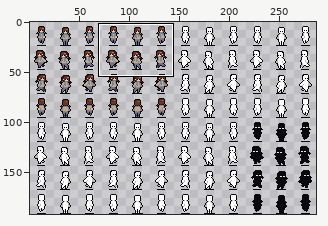
A pixel-art file gets an edit: ART/Jacson/Sprites/Actor1Resize.aseprite. The picture above shows the old version from afar; the outline marks the close-up.
Close-up. The starting point:
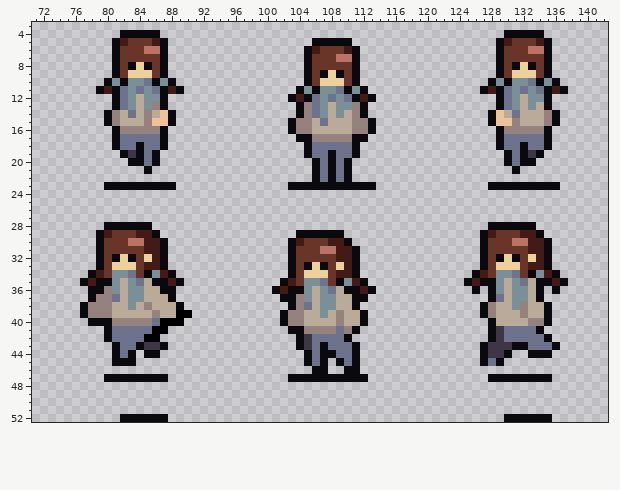
288x192 pixels, 1 frame. Shown: x 71..142, y 3..52. The wide view leaves out empty margins. The commit also changed other parts of the picture, which this record leaves out.
The result:
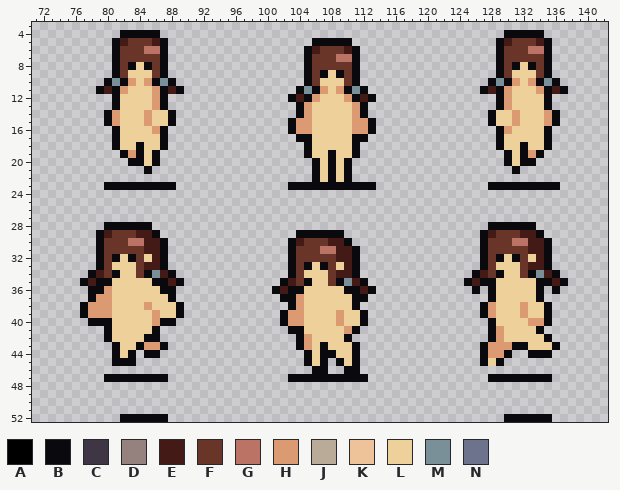
Palette (. is transparent): A #000000  B #0a0a0e  C #3f3645  D #95827f  E #441a16  F #693528  G #ba7364  H #dc9a72  J #baab99  K #eec39a  L #eed09b  M #799098  N #6d738d
From old to new:
--- layer "Clothes"
@@ x 71..142 @@
  9 ..........BFLLLFB.................BFBLBFB.................BFLLLFB.......
-10 .........BMBMMNBMB................BFLLLFB................BMBMMNBMB......
-11 ........BEBNMNMNBEB..............BMBMMNBMB..............BEBNMNMNBEB.....
-12 ..........BNMJMMB...............BEBNMNMNBEB...............BNMJMMB.......
-13 ..........BNMJMDB................BDNMJMMDB................BNMJMJB.......
-14 .........BDJNJDJKB...............BDNMJMJDB...............BKJNJJJDB......
-15 .........BDJJJDKKB..............BDDJNJJJDDB..............BKKDJJJDB......
-16 ..........BDDDDDB...............BDDJJJJJDDB...............BDDDDDB.......
-17 ..........BNNNNNB................BBDDDDDBB................BNNNNNB.......
-18 ..........BNNBNNB.................BNNNNNB.................BNNBNNB.......
-19 ...........BCBNB..................BNNBNNB..................BNBCB........
-20 ............BBNB...................BNBNB...................BNBB.........
-21 ..............B....................BNBNB....................B...........
-22 ...................................BNBNB................................
+10 .........BMBHLHBMB................BFLLLFB................BMBHLHBMB......
+11 ........BEBHLLLHBEB..............BMBHLHBMB..............BEBHLLLHBEB.....
+12 ..........BLLLLHB...............BEBHLLLHBEB...............BHLLLLB.......
+13 ..........BLLLLHB................BHLLLLLHB................BHLLLLB.......
+14 .........BHLLLHLLB...............BHLLLLLHB...............BLLHLLLHB......
+15 .........BHLLLHLLB..............BHHLLLLLHHB..............BLLHLLLHB......
+16 ..........BLLLLHB...............BHHLLLLLHHB...............BHLLLLB.......
+17 ..........BLLLLLB................BBLLLLLBB................BLLLLLB.......
+18 ..........BLLBLLB.................BLLLLLB.................BLLBLLB.......
+19 ...........BHBLB..................BLLBLLB..................BLBHB........
+20 ............BBLB...................BLBLB...................BLBB.........
+21 ..............B....................BLBLB....................B...........
+22 ...................................BLBLB................................
 23 .........BBBBBBBBB..............BBBBBBBBBBB..............BBBBBBBBB......
@@ x 71..142 @@
 33 ........BFLLLFEEB...............BFBLBFLEB...............BFLLLFEEB.......
-34 .......BEFMMNFBMEB..............BFLLLFEEB..............BEFMMNFBMEB......
-35 ......BEBBMJMNJBBEB............BEFMMNFBMEB............BEBBMJMNJBBEB.....
-36 .......BBDMJMMJJBB............BEBBMJMNJBBEB............B.BMJMMJB.B......
-37 .......BDDNJMMJJJB.............BBDMJMMJJBB...............BNJMMJB........
-38 ......BDDDJJMJDJJJB.............BDNJMMJJB...............BDJJMDJJB.......
-39 ......BDDDJJJJJDJJAA...........BDDJJMJDJJB..............BDJJJDJJB.......
-40 .......BBBDDDDDNAAA............BDDJJJJDJJB...............BJJJJDDB.......
-41 .........BNNNNNAA...............BBDDDDNDB................BCNNNNB........
-42 .........BNNNNAA.................BCNNNNB.................BCNNNNNB.......
-43 ..........BNNBCCB................BCNBNNNB...............BCCCBBNNNB......
-44 ..........BNB.BB..................BNBBNNB...............BCCB..BBB.......
-45 ..........BBB.....................BNB.BNB...............BNB.............
+34 .......BEFBLLFBMEB..............BFLLLFEEB..............BEFBLLFBMEB......
+35 ......BEBBLLLLLBBEB............BEFBLLFBMEB............BEBBLLLLLBBEB.....
+36 .......BBHLLLLLLBB............BEBBLLLLLBBEB............B.BLLLLLB.B......
+37 .......BHHLLLLLLLB.............BBHLLLLLLBB...............BLLLLLB........
+38 ......BHHHLLLLHLLLB.............BHLLLLLLB...............BHLLLHLLB.......
+39 ......BHHHLLLLLHLLB............BHHLLLLHLLB..............BHLLLHLLB.......
+40 .......BBBLLLLLHBB.............BHHLLLLHLLB...............BLLLLHHB.......
+41 .........BLLLLLB................BBLLLLLHB................BHLLLLB........
+42 .........BLLLLBB.................BHLLLLB.................BHLLLLLB.......
+43 ..........BLLBHHB................BHLBLLLB...............BHHHBBLLLB......
+44 ..........BLB.BB..................BLBBLLB...............BHHB..BBB.......
+45 ..........BBB.....................BLB.BLB...............BLB.............
 46 ...................................BB..BB...............................
